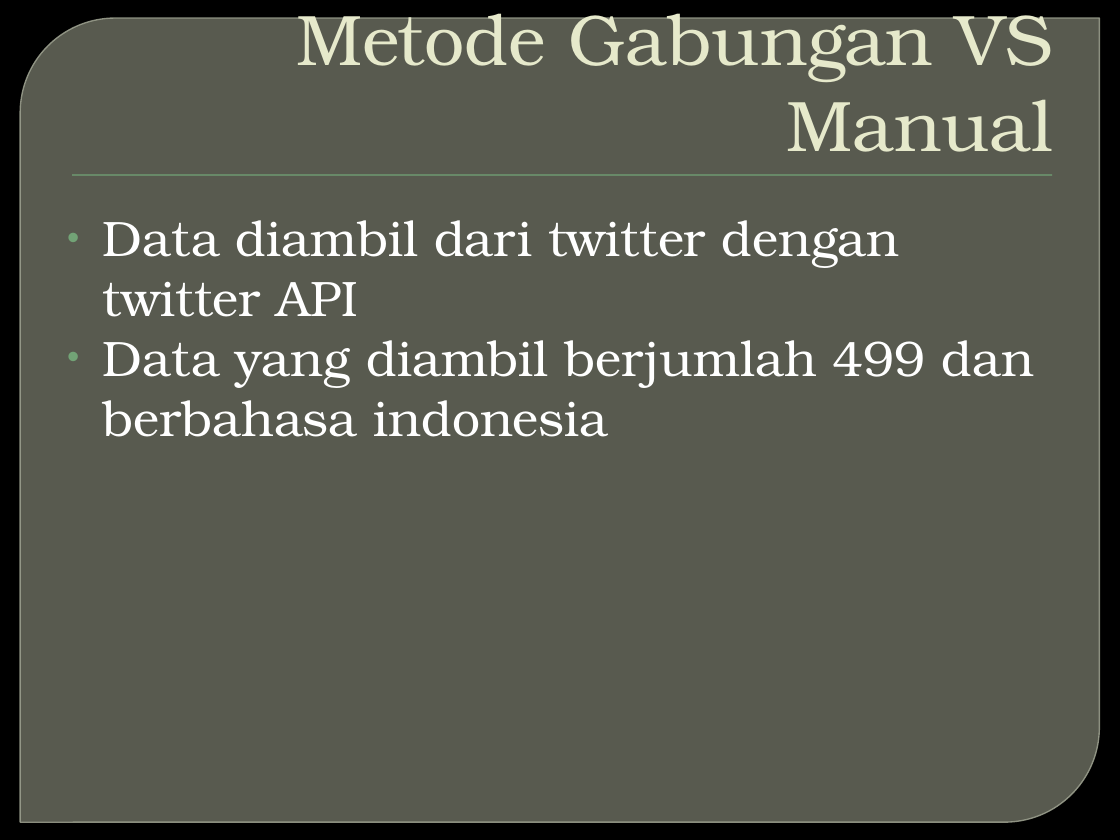
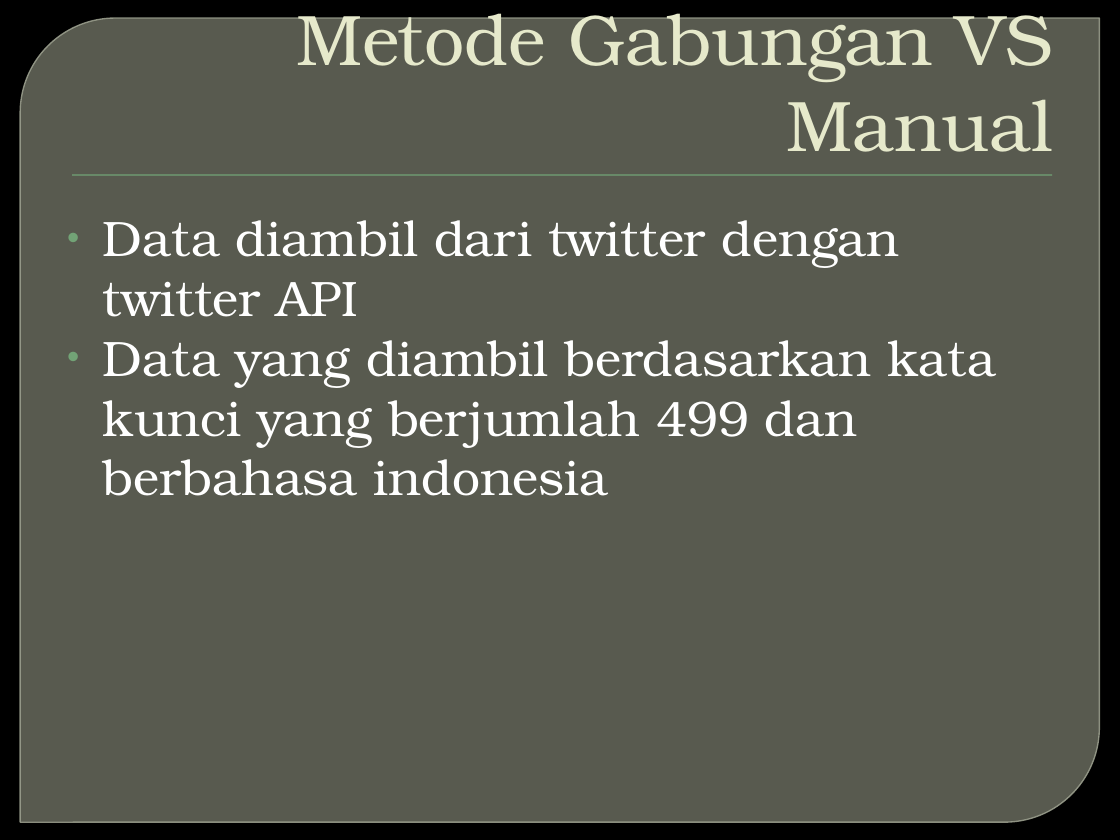
Before and after one commit to jankristanto/laporanthesis, a slide deck: slide 36 of OPINION MINING PADA TWITTER UNTUK BAHASA INDONESIA DENGAN.pptx (slide 20 before the commit). Drawn at 1120x840 pixels with LibreOffice and Linux fonts; fonts in the diff are those of the drawing; background and template pictures are left out. Boxes give left, top, right and bottom in pixels: in the first picture for what was removed or moved away, otherwise in the second. Text is boxed around its words. In the diff, an @@ line names an element or a change of style, - is before the commit and + after.

```diff
--- a/OPINION MINING PADA TWITTER UNTUK BAHASA INDONESIA DENGAN.pptx
+++ b/OPINION MINING PADA TWITTER UNTUK BAHASA INDONESIA DENGAN.pptx
@@ text at bbox=[103, 340, 995, 496]: text changed @@
-• Data yang diambil berjumlah 499 dan berbahasa indonesia
+• Data yang diambil berdasarkan kata kunci yang berjumlah 499 dan berbahasa indonesia
```
Also in this commit, not shown: 5 other slides changed, 18 slides added, 1 slide removed.
